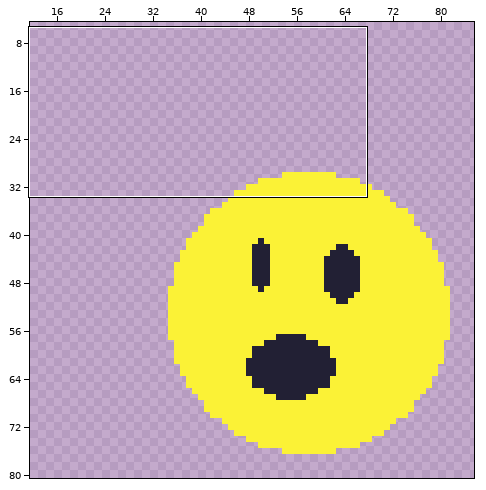
Pixel-art file: Aesprite Files/BrackeysJam2024-TileSet.aseprite. Above: a wide view before the commit, with the close-up outlined.
Close-up. Earlier state:
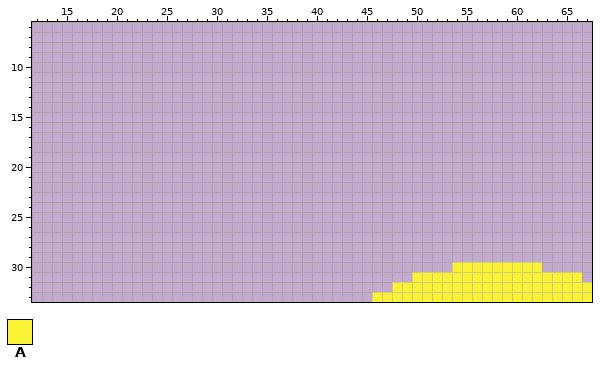
128x128 pixels, 1 frame. Shown: x 12..67, y 6..33. The wide view leaves out empty margins.
Palette (. is transparent): A #fbf236
Pixels before, first column x 46:
30 ........AAAAAAAAA.....
31 ....AAAAAAAAAAAAAAAAA.
32 ..AAAAAAAAAAAAAAAAAAAA
33 AAAAAAAAAAAAAAAAAAAAAA
After:
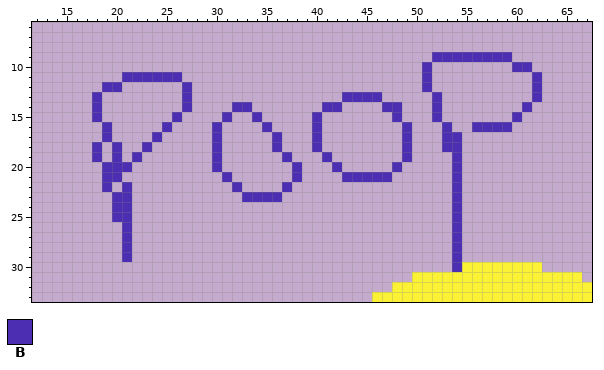
Colours new in this view: B #4c2eb3
Edits made:
y 9: x 52..59 ........ -> BBBBBBBB
y 10: x 51 . -> B; x 60..61 .. -> BB
y 11: x 21..26 ...... -> BBBBBB; x 51 . -> B; x 62 . -> B
y 12: x 19..20 .. -> BB; x 27 . -> B; x 51 . -> B; x 62 . -> B
y 13: x 18 . -> B; x 27 . -> B; x 43..46 .... -> BBBB; x 52 . -> B; x 62 . -> B
y 14: x 18 . -> B; x 27 . -> B; x 32..33 .. -> BB; x 41..42 .. -> BB; x 47..48 .. -> BB; x 52 . -> B; x 61 . -> B
y 15: x 18 . -> B; x 26 . -> B; x 31 . -> B; x 34 . -> B; x 40 . -> B; x 48 . -> B; x 52 . -> B; x 60 . -> B
y 16: x 19 . -> B; x 25 . -> B; x 30 . -> B; x 35 . -> B; x 40 . -> B; x 49 . -> B; x 53 . -> B; x 56..59 .... -> BBBB
y 17: x 19 . -> B; x 24 . -> B; x 30 . -> B; x 36 . -> B; x 40 . -> B; x 49 . -> B; x 53..54 .. -> BB
y 18: x 18 . -> B; x 20 . -> B; x 23 . -> B; x 30 . -> B; x 36 . -> B; x 40 . -> B; x 49 . -> B; x 53..54 .. -> BB
y 19: x 18 . -> B; x 20 . -> B; x 22 . -> B; x 30 . -> B; x 37 . -> B; x 41 . -> B; x 49 . -> B; x 54 . -> B
y 20: x 19..21 ... -> BBB; x 30 . -> B; x 38 . -> B; x 42 . -> B; x 48 . -> B; x 54 . -> B
y 21: x 19..20 .. -> BB; x 31 . -> B; x 38 . -> B; x 43..47 ..... -> BBBBB; x 54 . -> B
y 22: x 19 . -> B; x 21 . -> B; x 32 . -> B; x 37 . -> B; x 54 . -> B
y 23: x 20..21 .. -> BB; x 33..36 .... -> BBBB; x 54 . -> B
y 24..25: x 20..21 .. -> BB; x 54 . -> B
y 26..29: x 21 . -> B; x 54 . -> B
y 30: x 54 A -> B
